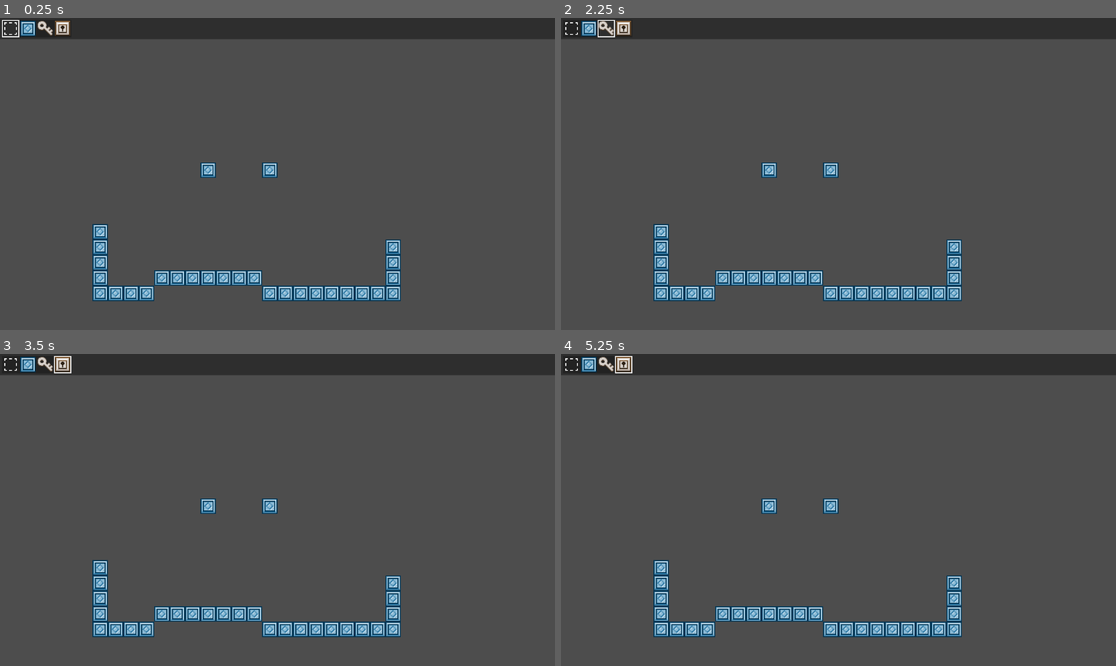
Above: before the commit, frames 1-4 (two rows, left to right).
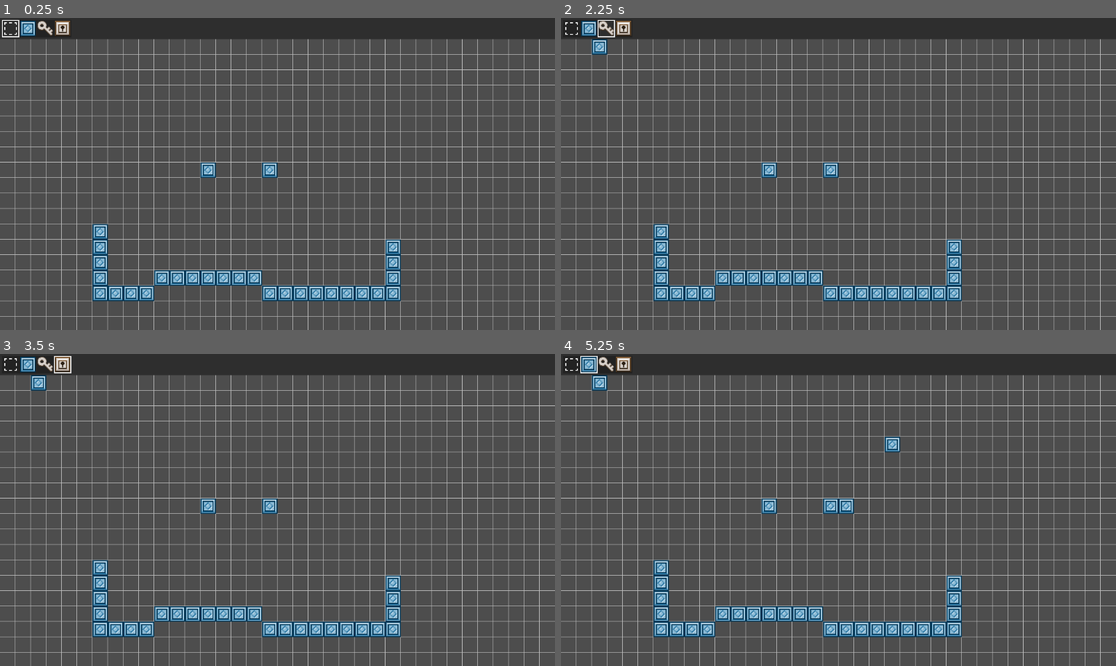
Above: after the commit, the same moments.

Repository: I-Wanna-Lockpick-Community/IWL-CEditor
Game: Godot game, scene res://scenes/editor.tscn
Same seed, same stepped clock (60 frames per second), same inputs: the game is played once before the commit and once after it.
Inputs (mouse positions are in pixels of both pictures, inside the frame that each line leads up to):
- Up to frame 1 (0.25 s): no input
- Up to frame 2 (2.25 s): click (572, 27) at 0.5 s; click (588, 27) at 1.25 s; click (605, 27) at 2 s
- Up to frame 3 (3.5 s): click (61, 363) at 2.75 s
- Up to frame 4 (5.25 s): tap Enter at 3.5, 5 s; move the mouse to (838, 510) at 3.52 s; hold D 3.53-4.28 s; tap T at 3.6, 4.55, 5.1 s; click (838, 510) at 3.67 s; tap K at 3.8, 4.35 s; tap Space at 4.25 s; move the mouse to (727, 525) at 4.27 s; click (727, 525) at 4.42 s; move the mouse to (894, 441) at 5.02 s; hold D from 5.03 s (still down); click (894, 441) at 5.17 s

The runs differ from the first frame. In frame 1, 8.1% of the frame differs, in the area x 0-100%, y 6-100%; in frame 2, 8.2%; in frame 3, 8.2%; in frame 4, 8.6%, in the area x 0-100%, y 0-100%.

Commit message:
grid, hotkeys

Diff:
--- a/scenes/editor.tscn
+++ b/scenes/editor.tscn
@@ -38,6 +38,7 @@
 layout_mode = 2
 
 [node name="modes" type="HBoxContainer" parent="c/c/c"]
+unique_name_in_owner = true
 layout_mode = 2
 script = ExtResource("3_3vi5u")
 
@@ -85,7 +86,6 @@
 unique_name_in_owner = true
 script = ExtResource("9_q8l03")
 
-[connection signal="gui_input" from="." to="." method="_guiInput"]
 [connection signal="pressed" from="c/c/c/modes/select" to="c/c/c/modes" method="_setMode" binds= [0]]
 [connection signal="pressed" from="c/c/c/modes/tile" to="c/c/c/modes" method="_setMode" binds= [1]]
 [connection signal="pressed" from="c/c/c/modes/key" to="c/c/c/modes" method="_setMode" binds= [2]]
--- a/scripts/editor.gd
+++ b/scripts/editor.gd
@@ -2,17 +2,30 @@
 class_name Editor
 
 @onready var level:Level = %level
+@onready var modes:Modes = %modes
+@onready var levelViewportCont:SubViewportContainer = %levelViewportCont
 
 enum Mode {SELECT, TILE, KEY, DOOR, PASTE}
 var mode:Mode = Mode.SELECT
 
-func _guiInput(event:InputEvent) -> void:
-    if event is InputEventMouse:
-        var worldPosition:Vector2 = event.position - %levelViewportCont.position
-        var tilePosition:Vector2i = Vector2i(worldPosition) / Vector2i(32,32)
-        match mode:
-            Mode.TILE:
-                if Input.is_mouse_button_pressed(MOUSE_BUTTON_LEFT):
-                    level.tiles.set_cell(tilePosition,1,Vector2i(1,1))
-                elif Input.is_mouse_button_pressed(MOUSE_BUTTON_RIGHT):
-                    level.tiles.erase_cell(tilePosition)
+func _input(event:InputEvent) -> void:
+	if event is InputEventMouse:
+		var worldPosition:Vector2 = event.position - levelViewportCont.position
+		var tilePosition:Vector2i = Vector2i(worldPosition) / Vector2i(32,32)
+		match mode:
+			Mode.TILE:
+				if Input.is_mouse_button_pressed(MOUSE_BUTTON_LEFT):
+					level.tiles.set_cell(tilePosition,1,Vector2i(1,1))
+				elif Input.is_mouse_button_pressed(MOUSE_BUTTON_RIGHT):
+					level.tiles.erase_cell(tilePosition)
+	elif event is InputEventKey:
+		print(event)
+		if event.pressed:
+			hotkey(event)
+
+func hotkey(event:InputEventKey):
+	match event.keycode:
+		KEY_ESCAPE: modes.setMode(Mode.SELECT)
+		KEY_T: modes.setMode(Mode.TILE)
+		KEY_K: modes.setMode(Mode.KEY)
+		KEY_D: modes.setMode(Mode.DOOR)
--- a/scripts/level.gd
+++ b/scripts/level.gd
@@ -1,4 +1,18 @@
 extends Node2D
 class_name Level
 
+@onready var editor:Editor = get_node("/root/editor")
 @onready var tiles:TileMapLayer = %tiles
+
+func _draw() -> void:
+	var sizeTiles:Vector2i = ceil(editor.levelViewportCont.size / 32)
+	for x in sizeTiles.x:
+		draw_line(
+			Vector2(32*x,0),
+			Vector2(32*x,editor.levelViewportCont.size.y),
+			Color.GRAY)
+	for y in sizeTiles.y:
+		draw_line(
+			Vector2(0,32*y),
+			Vector2(editor.levelViewportCont.size.x,32*y),
+			Color.GRAY)
--- a/scripts/modes.gd
+++ b/scripts/modes.gd
@@ -1,6 +1,12 @@
 extends HBoxContainer
+class_name Modes
 
 @onready var editor:Editor = get_node("/root/editor")
 
-func _setMode(mode: int) -> void:
+func _setMode(mode:int) -> void:
 	editor.mode = mode as Editor.Mode
+
+func setMode(mode:Editor.Mode) -> void:
+	get_child(editor.mode).button_pressed = false
+	get_child(mode).button_pressed = true
+	editor.mode = mode
